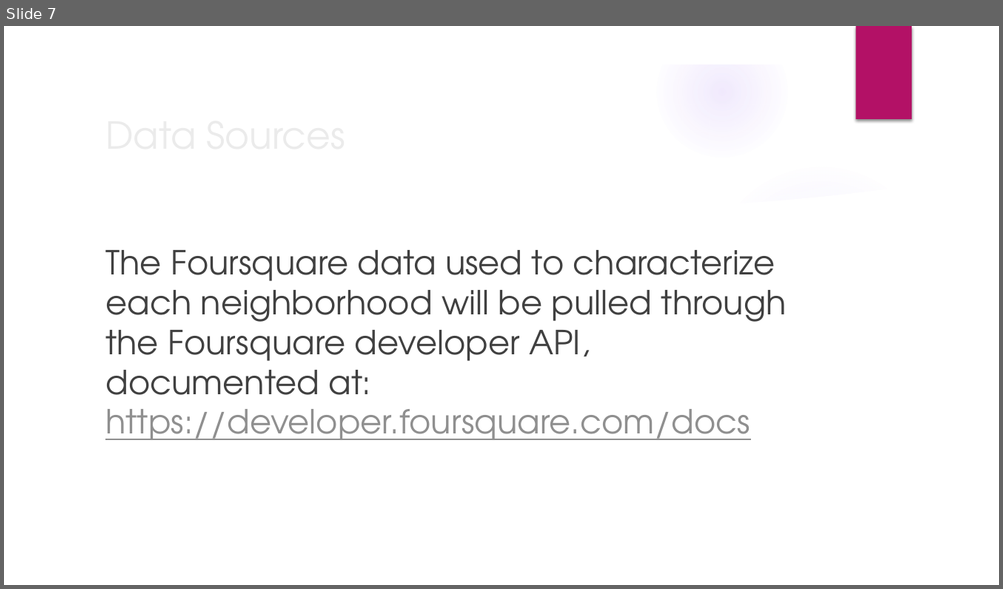
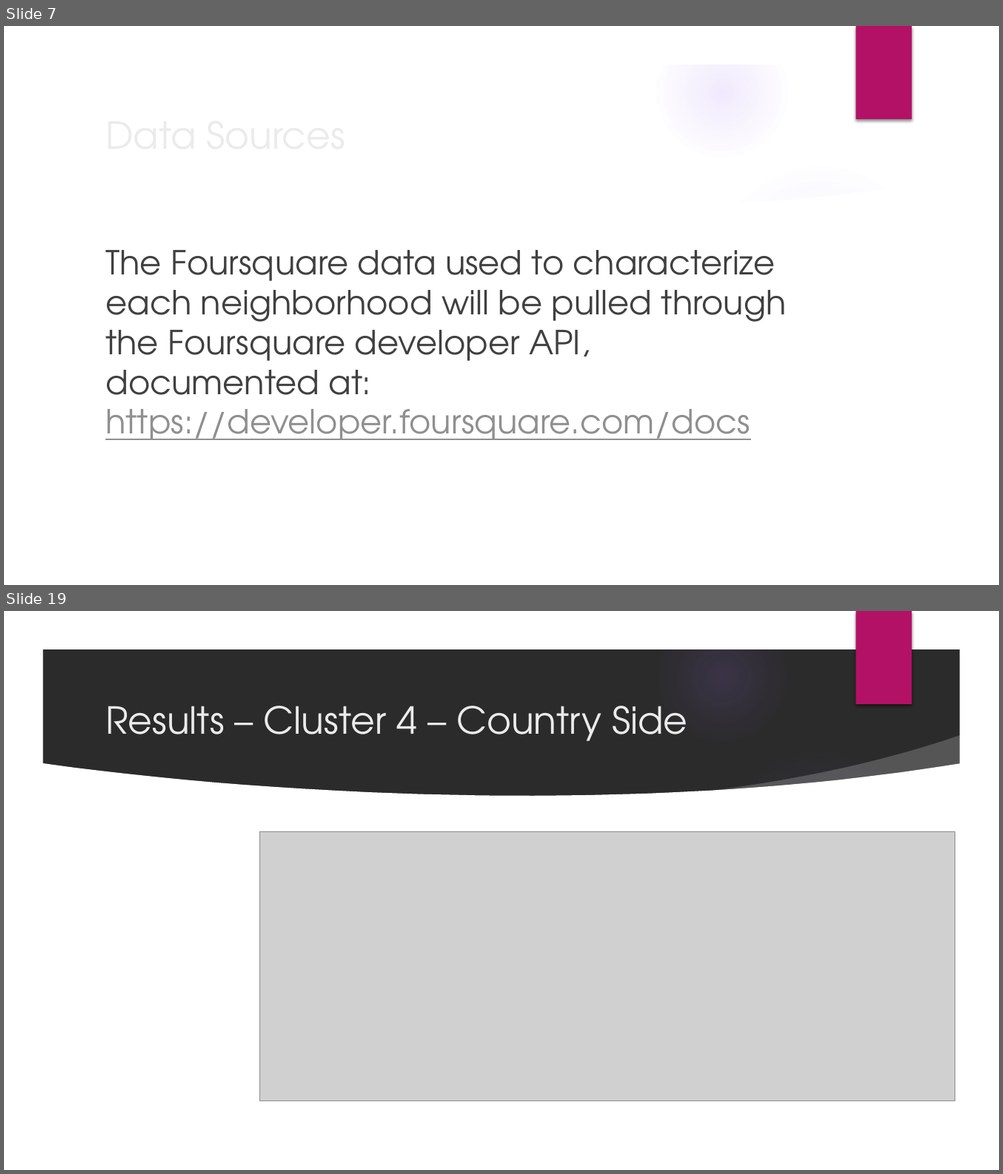
Before and after one commit to IlyaTurian/Coursera_Capstone, a slide deck: Capstone – Recommending Relocation Neighborhood.pptx. Shown one above the other, each under a label of ours: slide 7 before the commit, slides 7 and 19 after it; the slides between them are not shown. The pictures are 1003x589 and 1003x1174 pixels, drawn with LibreOffice and Linux fonts; fonts in the diff are those of the drawing; grey boxes stand for pictures; background and template pictures are left out; a plain dark background stands for a picture behind light text. Boxes give left, top, right and bottom in pixels: in the first picture for what was removed or moved away, otherwise in the second. Text is boxed around its words. In the diff, an @@ line names an element or a change of style, - is before the commit and + after.

```diff
--- a/Capstone – Recommending Relocation Neighborhood.pptx
+++ b/Capstone – Recommending Relocation Neighborhood.pptx
@@ slide 19 added at bbox=[4, 611, 999, 1170], background picture (left out); not listed: 9 template elements that a slide beside it also shows @@
@@ title added at bbox=[105, 706, 687, 741], 36 pt, text #EBEBEB @@
+Results – Cluster 4 – Country Side
@@ picture added at bbox=[260, 832, 955, 1101] @@
```
Also in this commit, not shown: 15 other slides added, 3 other files.
